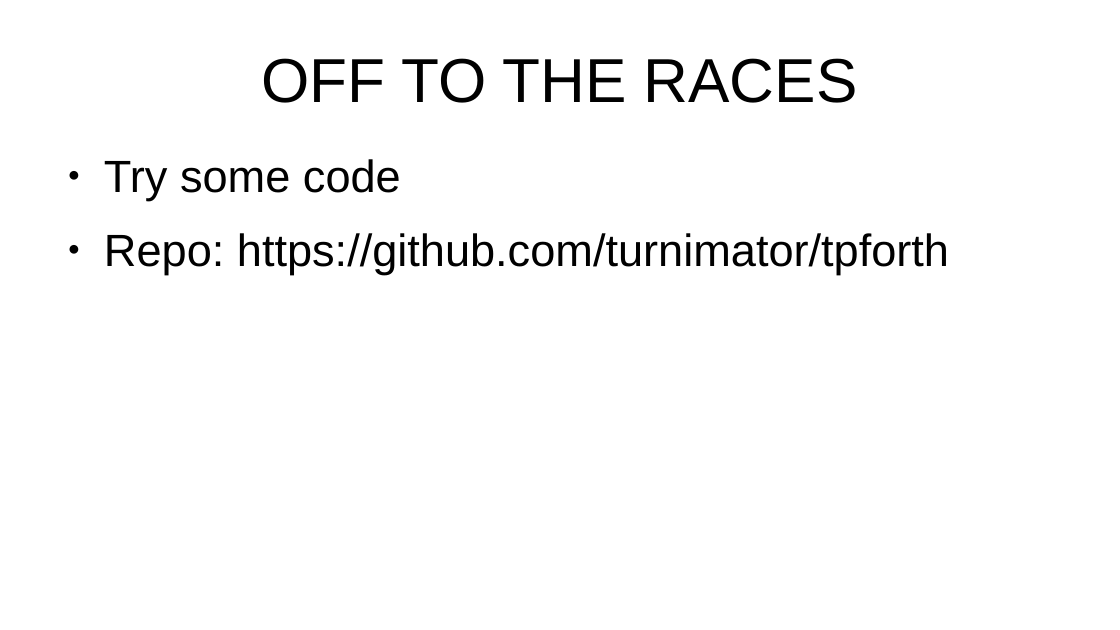
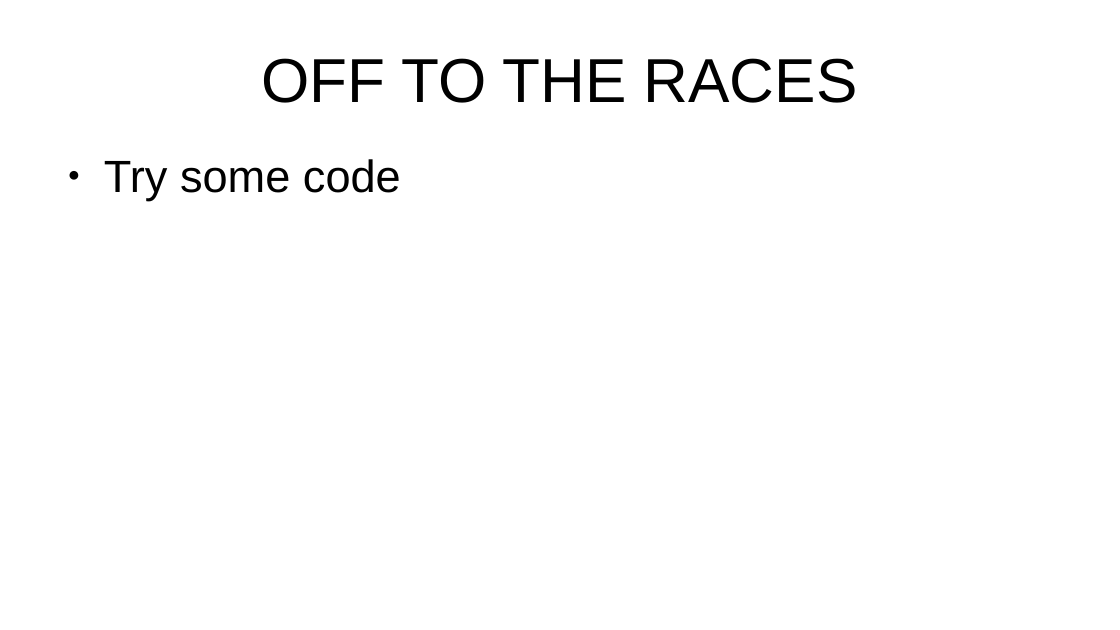
Before and after one commit to turnimator/TP-Forth, a slide deck: slide 9 of Doc/Presentation.odp (slide 8 before the commit). Drawn at 1120x630 pixels with LibreOffice and Linux fonts; fonts in the diff are those of the drawing. Boxes give left, top, right and bottom in pixels: in the first picture for what was removed or moved away, otherwise in the second. Text is boxed around its words. In the diff, an @@ line names an element or a change of style, - is before the commit and + after.

```diff
--- a/Doc/Presentation.odp
+++ b/Doc/Presentation.odp
@@ text at (104,233,949,275): paragraph removed @@
-● Repo: https://github.com/turnimator/tpforth
```
Also in this commit, not shown: 3 other slides changed, 1 slide added, 7 other files.
